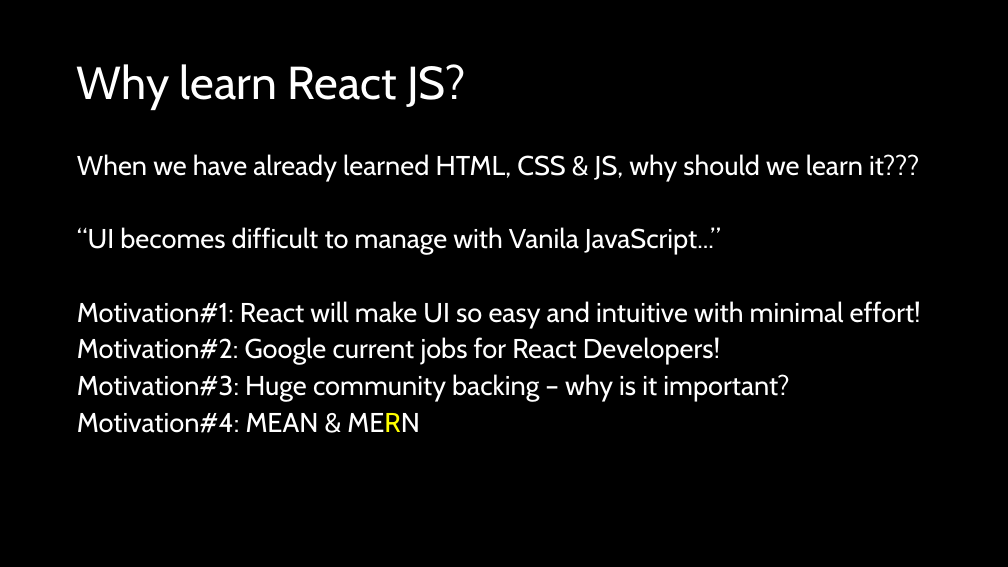
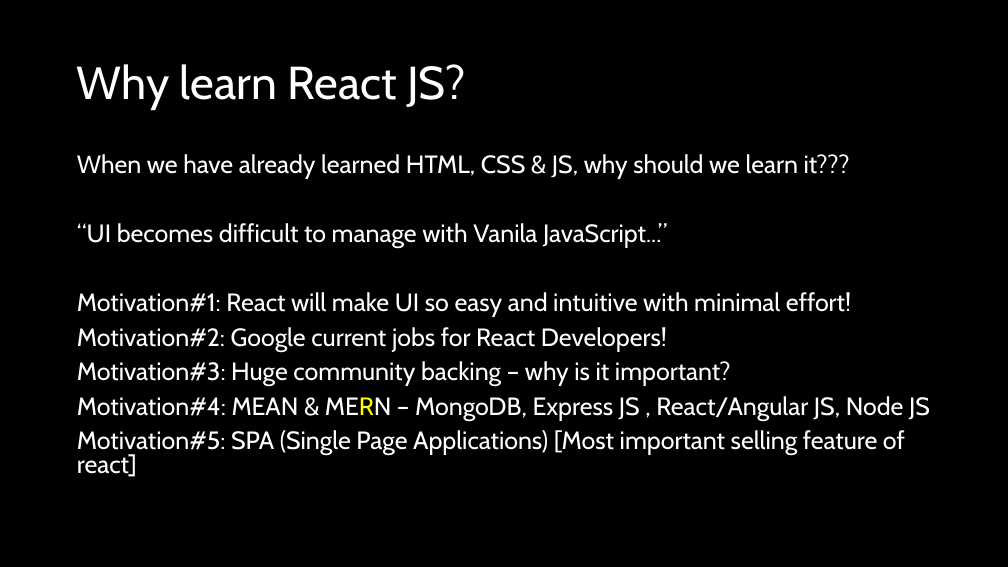
Before and after one commit to natiquekeyin/fall2024, a slide deck: slide 4 of JavaScript/Week10/Week10.pptx. Drawn at 1008x567 pixels with LibreOffice and Linux fonts; fonts in the diff are those of the drawing. Boxes give left, top, right and bottom in pixels: in the first picture for what was removed or moved away, otherwise in the second. Text is boxed around its words. In the diff, an @@ line names an element or a change of style, - is before the commit and + after.

Commit message:
reactStarted

```diff
--- a/JavaScript/Week10/Week10.pptx
+++ b/JavaScript/Week10/Week10.pptx
@@ text at [77,154,851,386]: size 25.9 to 23.8 pt in "When we have already learned HTML, CSS ...", "“UI becomes difficult to manage with Vanila ...", "Motivation#1: React will make UI so easy ...", "Motivation#2: Google current jobs for React Developers!" and 1 more places @@
@@ text at [77,396,930,477]: text changed; size 25.9 to 23.8 pt @@
-Motivation#4: MEAN & MERN
+Motivation#4: MEAN & MERN – MongoDB, Express JS , React/Angular JS, Node JS
+Motivation#5: SPA (Single Page Applications) [Most important selling feature of react]
```
Also in this commit, not shown: 3 other slides changed, 16 other files.
